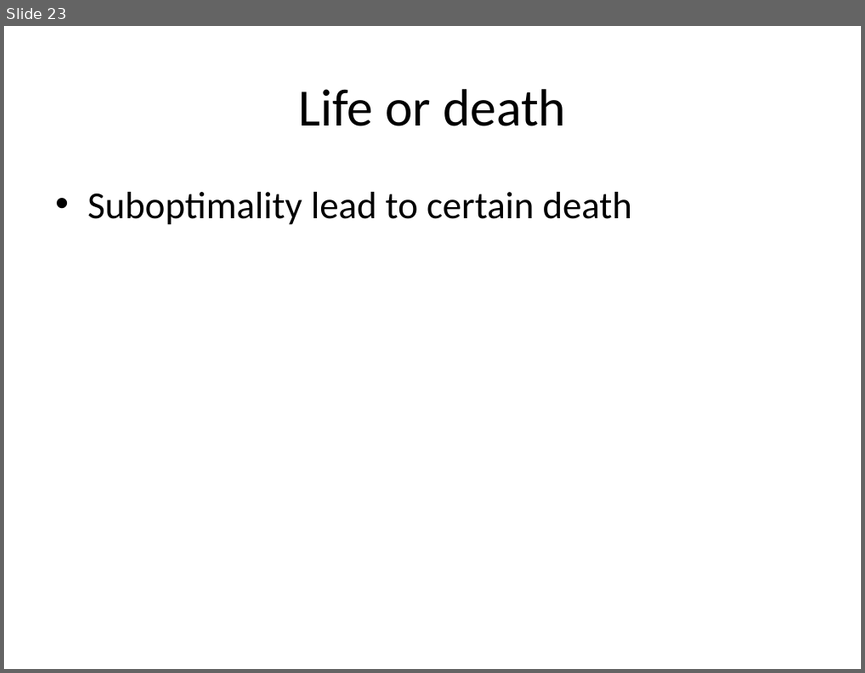
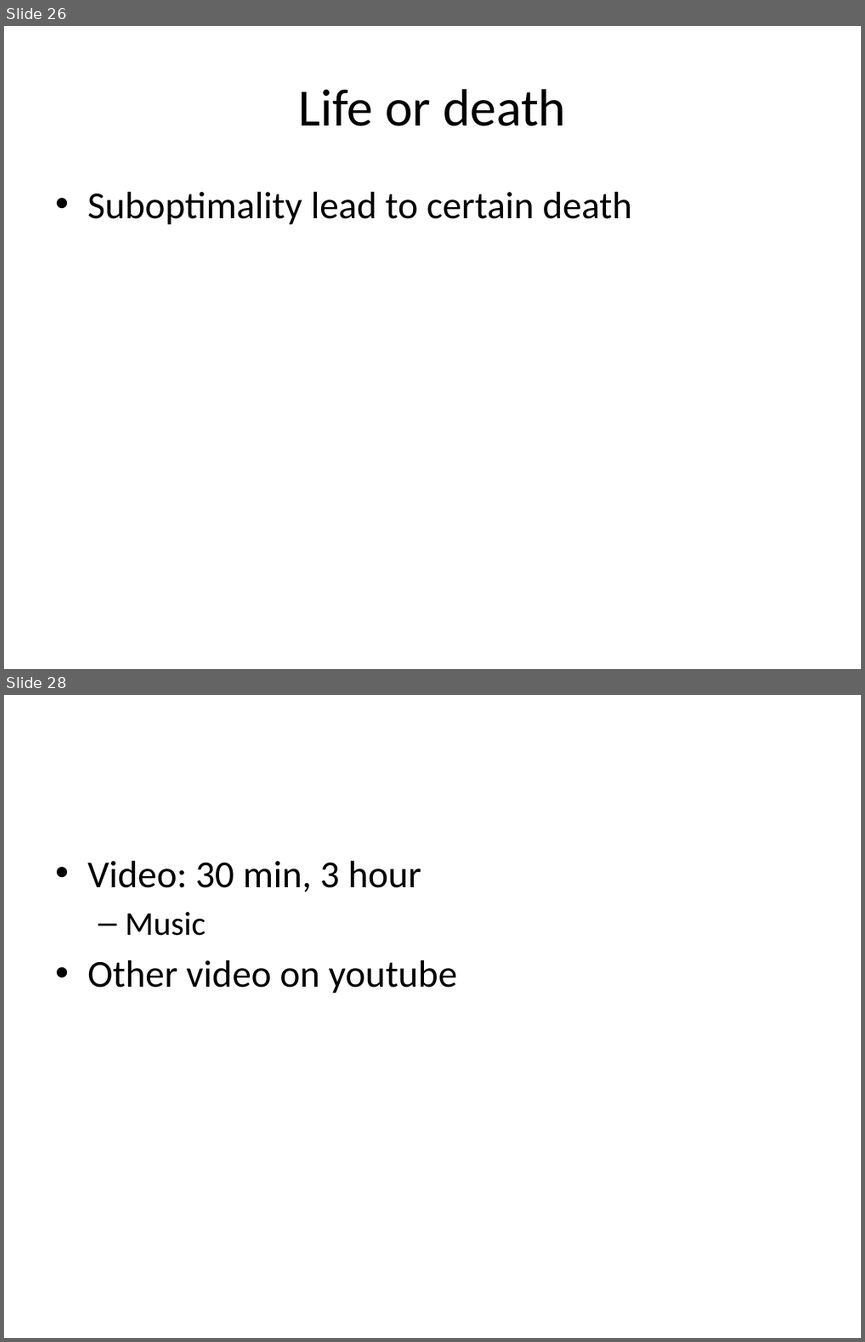
Before and after one commit to lono175/Thesis, a slide deck: OptimalPlanning.pptx. Shown one above the other, each under a label of ours: slide 23 before the commit, slides 26 and 28 after it; the slides between them are not shown. The pictures are 865x673 and 865x1342 pixels, drawn with LibreOffice and Linux fonts; fonts in the diff are those of the drawing. Boxes give left, top, right and bottom in pixels: in the first picture for what was removed or moved away, otherwise in the second. Text is boxed around its words. In the diff, an @@ line names an element or a change of style, - is before the commit and + after.

```diff
--- a/OptimalPlanning.pptx
+++ b/OptimalPlanning.pptx
@@ slide 28 added at [4,695,861,1338], background #FFFFFF @@
@@ text added at [87,861,457,993], 32 pt, text #000000 @@
+• Video: 30 min, 3 hour
+  – Music
+• Other video on youtube
@@ what was slide 23 is now slide 26 @@
```
Also in this commit, not shown: 3 slides changed, 3 other slides added, 1 other file.
